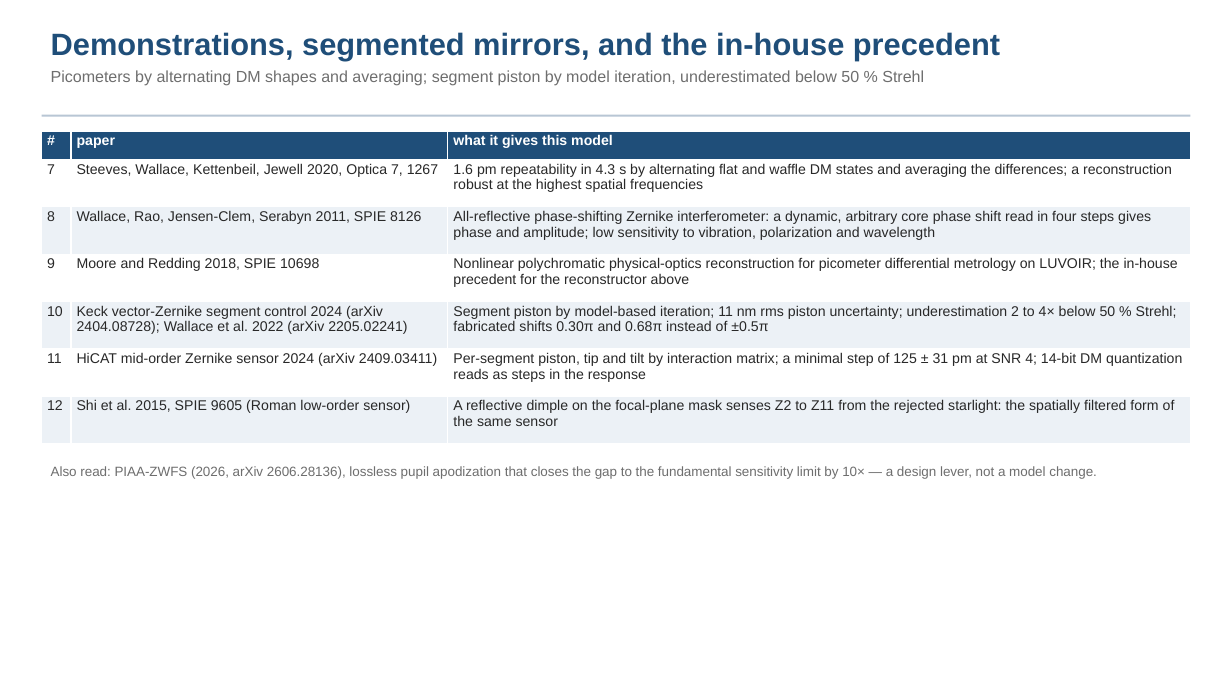
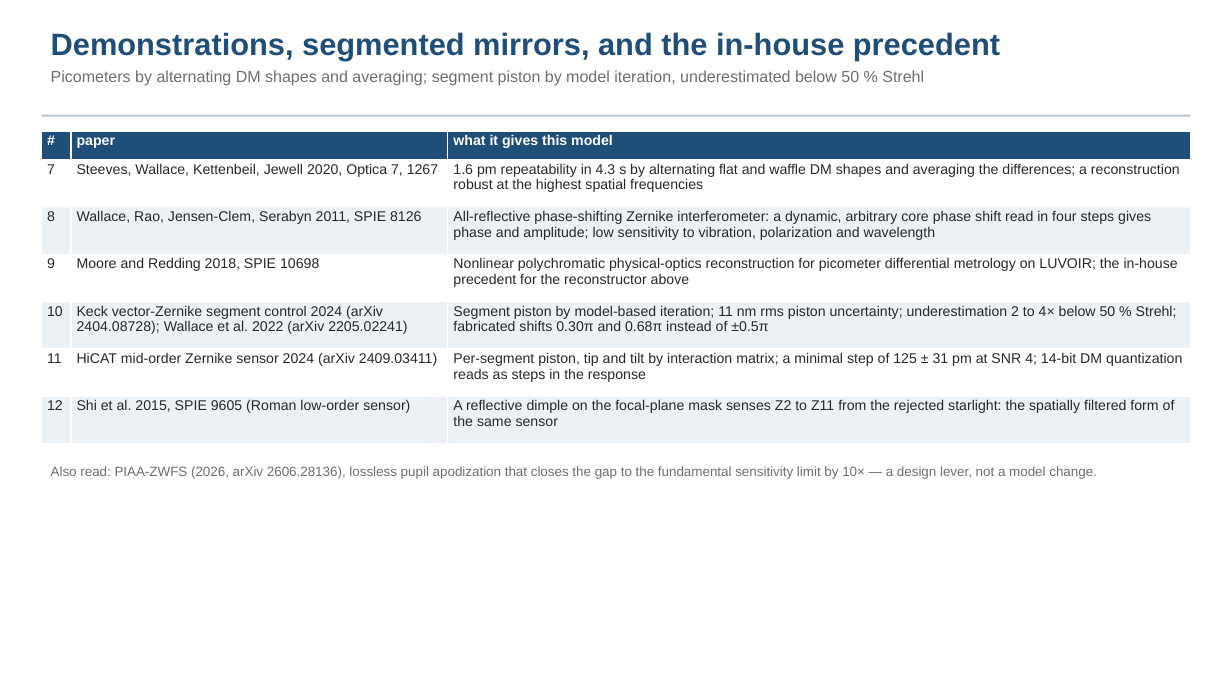
Before and after one commit to nasa-jpl/macos, a slide deck: slide 18 of demo_session/deck_zwfs.pptx. Drawn at 1232x693 pixels with LibreOffice and Linux fonts; fonts in the diff are those of the drawing. Boxes give left, top, right and bottom in pixels: in the first picture for what was removed or moved away, otherwise in the second. Text is boxed around its words. In the diff, an @@ line names an element or a change of style, - is before the commit and + after.

```diff
--- a/demo_session/deck_zwfs.pptx
+++ b/demo_session/deck_zwfs.pptx
@@ table at (x1=42, y1=131, x2=1190, y2=444) @@
-row 2, column 3: 1.6 pm repeatability in 4.3 s by alternating flat and waffle DM states and averaging the differences; a reconstruction robust at the highest spatial frequencies
+row 2, column 3: 1.6 pm repeatability in 4.3 s by alternating flat and waffle DM shapes and averaging the differences; a reconstruction robust at the highest spatial frequencies
```
Also in this commit, not shown: 5 other slides changed, 7 other files.
